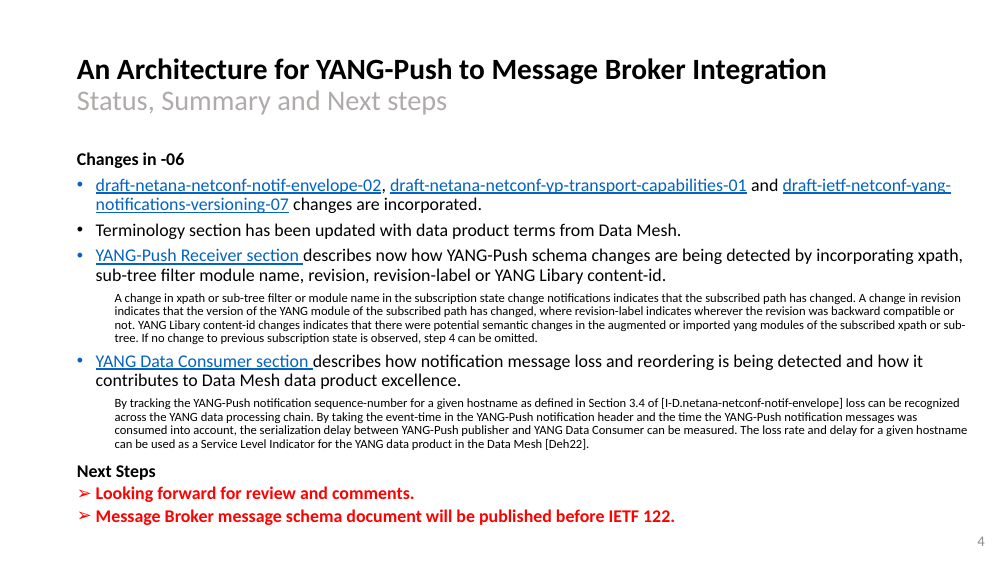
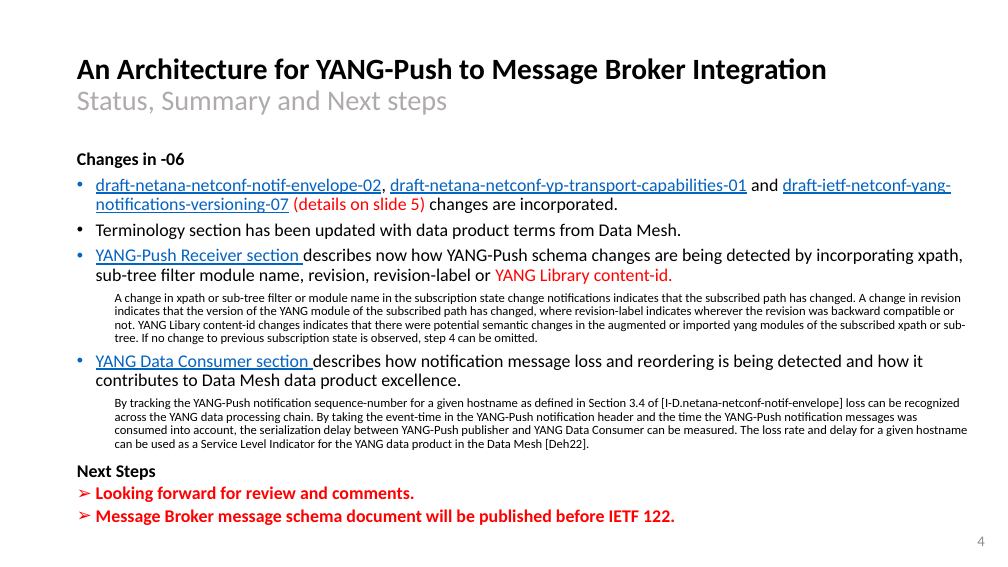
Before and after one commit to network-analytics/ietf-network-analytics-document-status, a slide deck: slide 4 of 122/NETCONF/netconf-nmop-interim-draft-ietf-nmop-yang-message-broker-integration-06.pptx. Drawn at 1008x567 pixels with LibreOffice and Linux fonts; fonts in the diff are those of the drawing. Boxes give left, top, right and bottom in pixels: in the first picture for what was removed or moved away, otherwise in the second. Text is boxed around its words. In the diff, an @@ line names an element or a change of style, - is before the commit and + after.

```diff
--- a/122/NETCONF/netconf-nmop-interim-draft-ietf-nmop-yang-message-broker-integration-06.pptx
+++ b/122/NETCONF/netconf-nmop-interim-draft-ietf-nmop-yang-message-broker-integration-06.pptx
@@ text at (96,178,952,213): text changed @@
-• draft-netana-netconf-notif-envelope-02, draft-netana-netconf-yp-transport-capabilities-01 and draft-ietf-netconf-yang-notifications-versioning-07 changes are incorporated.
+• draft-netana-netconf-notif-envelope-02, draft-netana-netconf-yp-transport-capabilities-01 and draft-ietf-netconf-yang-notifications-versioning-07 (details on slide 5) changes are incorporated.
@@ text at (96,248,963,284): text changed @@
-• YANG-Push Receiver section describes now how YANG-Push schema changes are being detected by incorporating xpath, sub-tree filter module name, revision, revision-label or YANG Libary content-id.
+• YANG-Push Receiver section describes now how YANG-Push schema changes are being detected by incorporating xpath, sub-tree filter module name, revision, revision-label or YANG Library content-id.
```
Also in this commit, not shown: 2 other slides changed, 3 other files.
